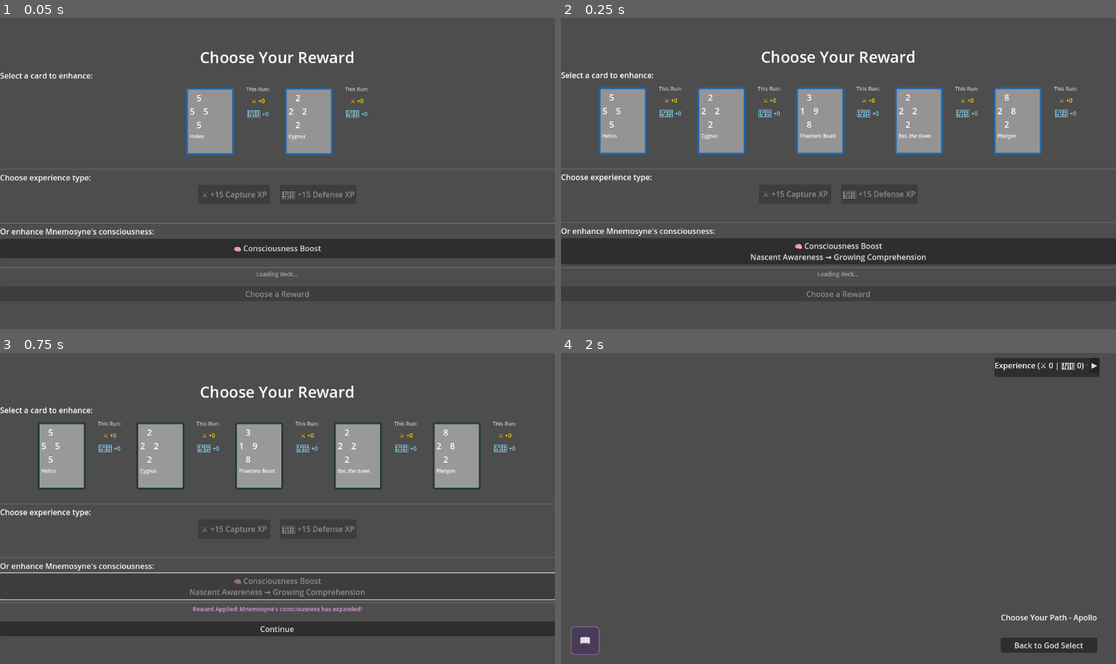
Above: before the commit, frames 1-4 (two rows, left to right).
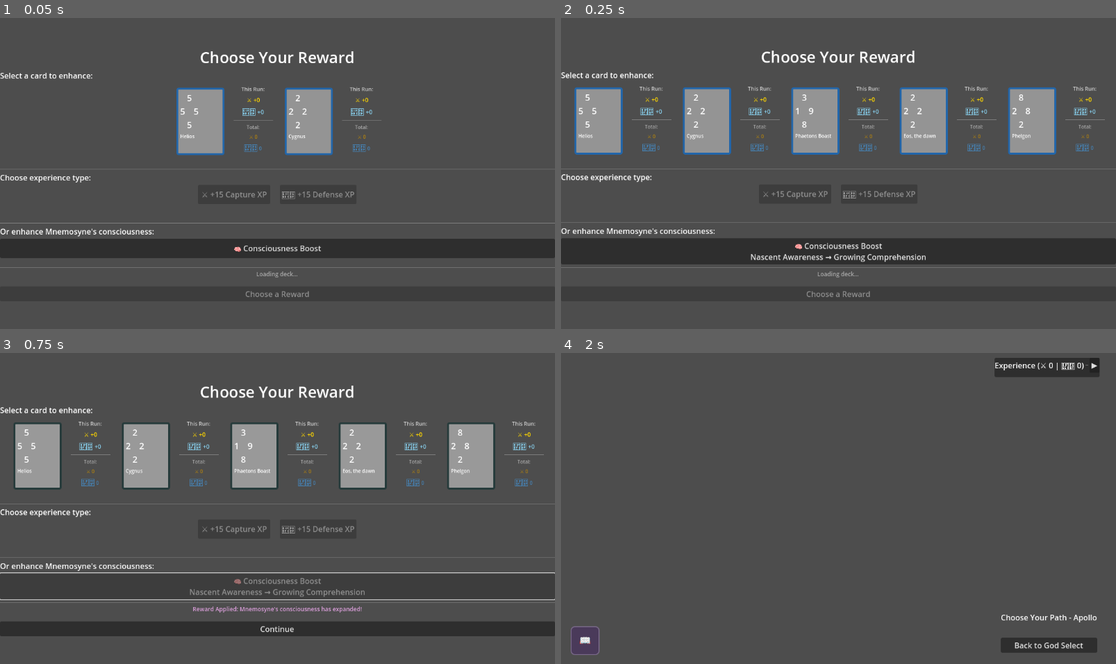
Above: after the commit, the same moments.

Repository: leslieharding/Mnemosyne
Game: Godot game, scene res://Scenes/RewardScreen.tscn
The game is run twice, just before and just after one commit, with the same random seed, the same clock (stepped at 60 frames per second) and the same inputs. This scene is started directly instead of the project's main scene.
Inputs:
- Up to frame 1 (0.05 s): no input
- Up to frame 2 (0.25 s): no input
- Up to frame 3 (0.75 s): click "🧠 Consciousness Boost Nascent…" at 0.5 s
- Up to frame 4 (2 s): click "Continue" at 1.25 s

The runs differ from the first frame. In frame 1, 1.4% of the frame differs, in the area x 31-69%, y 22-45%; in frame 2, 7.3%, in the area x 2-98%, y 22-44%; in frame 3, 7.1%; in frame 4, nothing differs.
Error in both runs: Invalid access to property or key 'nodes' on a base object of type 'Nil'. (res://Scripts/run_map.gd:106)

Commit message:
reward screen and highlighting working

Diff:
--- a/Scripts/reward_screen.gd
+++ b/Scripts/reward_screen.gd
@@ -312,10 +312,10 @@
 	# Create container for experience info
 	var exp_container = VBoxContainer.new()
 	exp_container.name = "ExperienceInfo"
-	exp_container.custom_minimum_size = Vector2(60, 150)  # Match card height
+	exp_container.custom_minimum_size = Vector2(80, 150)  # Slightly wider for total exp
 	exp_container.size_flags_horizontal = Control.SIZE_SHRINK_CENTER
 	exp_container.size_flags_vertical = Control.SIZE_EXPAND_FILL
-	exp_container.add_theme_constant_override("separation", 8)
+	exp_container.add_theme_constant_override("separation", 6)  # Tighter spacing for more content
 
 	# Add title
 	var title_label = Label.new()
@@ -345,15 +345,64 @@
 		defense_label.horizontal_alignment = HORIZONTAL_ALIGNMENT_CENTER
 		exp_container.add_child(defense_label)
 
-		# Add total for this run
-		var total_run_exp = exp_data["capture_exp"] + exp_data["defense_exp"]
-		if total_run_exp > 0:
-			var total_label = Label.new()
-			total_label.text = "Total: +" + str(total_run_exp)
-			total_label.add_theme_font_size_override("font_size", 10)
-			total_label.add_theme_color_override("font_color", Color("#AAAAAA"))
-			total_label.horizontal_alignment = HORIZONTAL_ALIGNMENT_CENTER
-			exp_container.add_child(total_label)
+		# Add small separator
+		var separator = HSeparator.new()
+		separator.add_theme_constant_override("separation", 4)
+		exp_container.add_child(separator)
+
+		# Total experience section
+		var total_title = Label.new()
+		total_title.text = "Total:"
+		total_title.add_theme_font_size_override("font_size", 10)
+		total_title.add_theme_color_override("font_color", Color("#AAAAAA"))
+		total_title.horizontal_alignment = HORIZONTAL_ALIGNMENT_CENTER
+		exp_container.add_child(total_title)
+
+		# Get total experience from global tracker
+		var params = get_scene_params()
+		var god_name = params.get("god", "Apollo")
+
+		var global_tracker = get_node_or_null("/root/GlobalProgressTrackerAutoload")
+		if global_tracker and is_instance_valid(global_tracker):
+			var total_exp_data = global_tracker.get_card_total_experience(god_name, card_index)
+			var total_capture = total_exp_data.get("capture_exp", 0)
+			var total_defense = total_exp_data.get("defense_exp", 0)
+
+			# Total capture experience
+			var total_capture_label = Label.new()
+			total_capture_label.text = "⚔️ " + str(total_capture)
+			total_capture_label.add_theme_font_size_override("font_size", 10)
+			total_capture_label.add_theme_color_override("font_color", Color("#B8860B"))  # Darker gold
+			total_capture_label.horizontal_alignment = HORIZONTAL_ALIGNMENT_CENTER
+			exp_container.add_child(total_capture_label)
+
+			# Total defense experience
+			var total_defense_label = Label.new()
+			total_defense_label.text = "🛡️ " + str(total_defense)
+			total_defense_label.add_theme_font_size_override("font_size", 10)
+			total_defense_label.add_theme_color_override("font_color", Color("#4682B4"))  # Darker blue
+			total_defense_label.horizontal_alignment = HORIZONTAL_ALIGNMENT_CENTER
+			exp_container.add_child(total_defense_label)
+
+			# Add level display for quick reference
+			var combined_total = total_capture + total_defense
+			if combined_total > 0:
+				var level = ExperienceHelpers.calculate_level(combined_total)
+				var level_label = Label.new()
+				level_label.text = "Lv." + str(level)
+				level_label.add_theme_font_size_override("font_size", 9)
+				level_label.add_theme_color_override("font_color", Color("#888888"))
+				level_label.horizontal_alignment = HORIZONTAL_ALIGNMENT_CENTER
+				exp_container.add_child(level_label)
+		else:
+			# No global tracker - show notice
+			var no_total_label = Label.new()
+			no_total_label.text = "Total:\nN/A"
+			no_total_label.add_theme_font_size_override("font_size", 9)
+			no_total_label.add_theme_color_override("font_color", Color("#666666"))
+			no_total_label.horizontal_alignment = HORIZONTAL_ALIGNMENT_CENTER
+			no_total_label.autowrap_mode = TextServer.AUTOWRAP_WORD_SMART
+			exp_container.add_child(no_total_label)
 	else:
 		# No tracker available
 		var no_data_label = Label.new()
